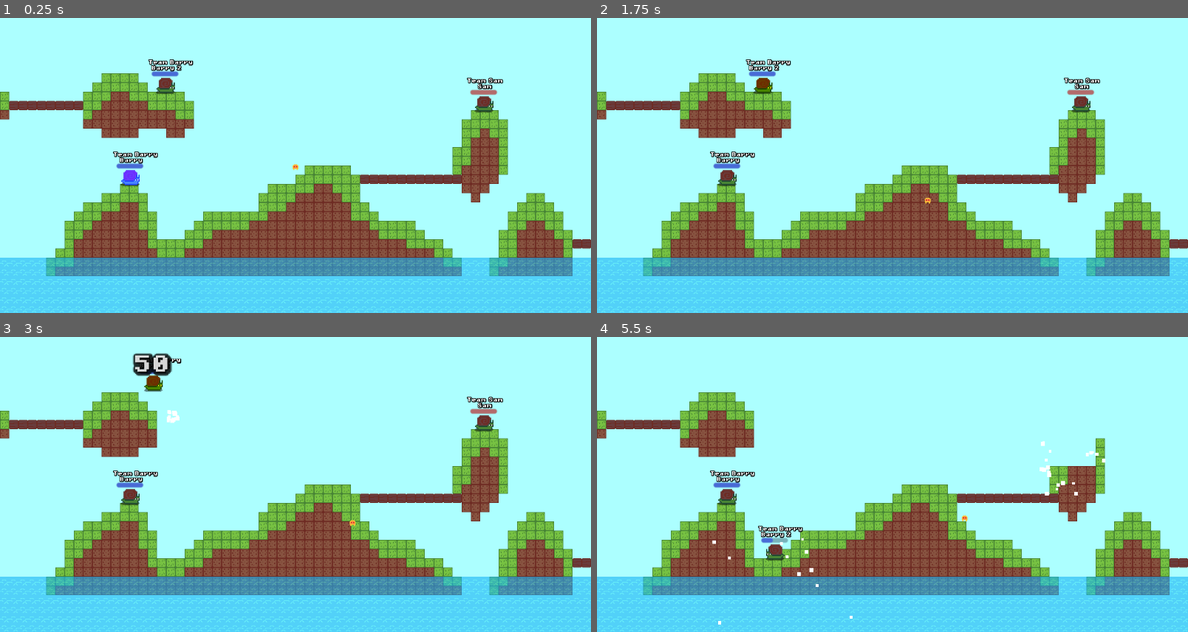
Above: before the commit, frames 1-4 (two rows, left to right).
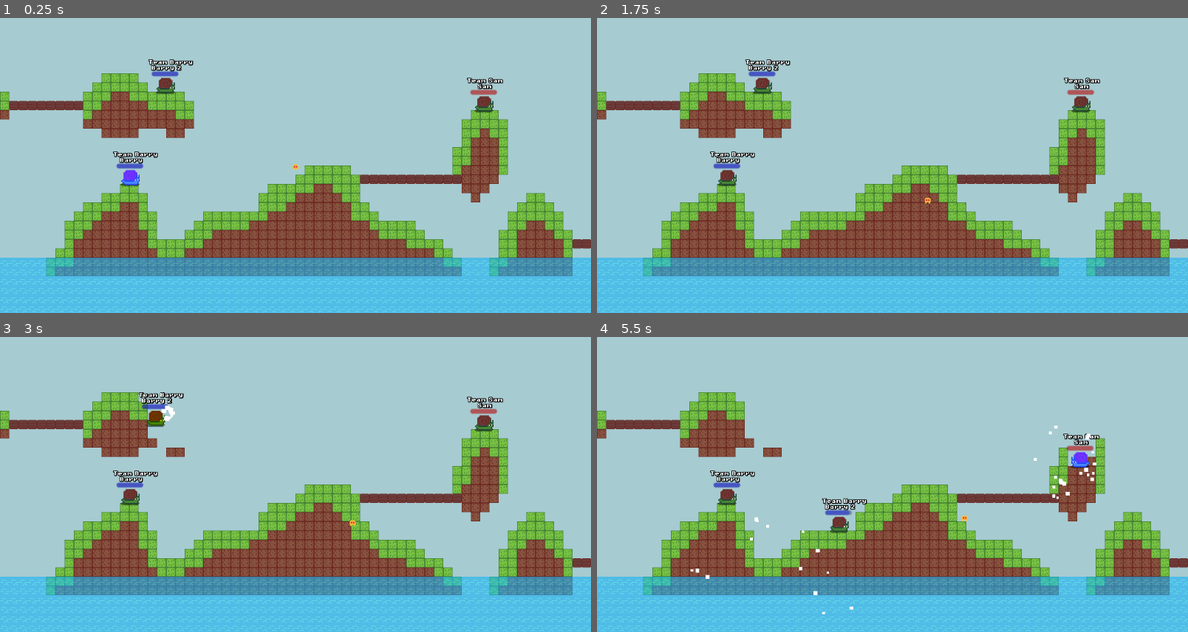
Above: after the commit, the same moments.

Repository: codingbanana21/Snail-Wars
Game: Godot game, scene res://scenes/game.tscn
The game is run twice, just before and just after one commit, with the same random seed, the same clock (stepped at 60 frames per second) and the same inputs.
Inputs (mouse positions are in pixels of both pictures, inside the frame that each line leads up to):
- Up to frame 1 (0.25 s): no input
- Up to frame 2 (1.75 s): tap Enter (skip) at 0.5 s; move the mouse to (922, 165) at 0.52 s; press the mouse at (922, 165) at 0.53 s; hold D (right) from 0.53 s (still down); tap W (jump) at 0.77, 1.52 s; tap Space at 1.25 s; move the mouse to (862, 165) at 1.27 s; release the mouse at (862, 165) at 1.28 s; click (862, 165) at 1.35 s
- Up to frame 3 (3 s): move the mouse to (307, 478) at 2.02 s; release D (right) at 2.03 s; press the mouse at (307, 478) at 2.03 s; hold A (left) 2.03-2.78 s; tap Mouse wheel down (last_weapon) at 2.1 s; move the mouse to (289, 490) at 2.77 s; release the mouse at (289, 490) at 2.78 s; hold D (right) from 2.78 s (still down); tap Mouse wheel up (next_weapon) at 2.85 s
- Up to frame 4 (5.5 s): tap W (jump) at 3.02, 3.77, 4.52 s; click (886, 490) at 3.05 s; move the mouse to (933, 487) at 3.52 s; press the mouse at (933, 487) at 3.53 s; move the mouse to (845, 481) at 4.27 s; release D (right) at 4.28 s; release the mouse at (845, 481) at 4.28 s; hold A (left) 4.28-5.03 s; click (845, 481) at 4.35 s; move the mouse to (898, 484) at 5.02 s; press the mouse at (898, 484) at 5.03 s; hold D (right) from 5.03 s (still down); tap Mouse wheel down (last_weapon) at 5.1 s

The runs differ from the first frame. In frame 1, 60% of the frame differs, in the area x 0-100%, y 0-82%; in frame 2, 61%; in frame 3, 62%; in frame 4, 63%, in the area x 0-100%, y 0-98%.

Commit message:
Added grenades

Diff:
--- a/projectiles/drill.tscn
+++ b/projectiles/drill.tscn
@@ -5,8 +5,8 @@
 [node name="Drill" unique_id=152536886 instance=ExtResource("1_d7knd")]
 speed = 50.0
 projectile_gravity = 400.0
-damage = 30
-knockback = 600
+damage = 25
+knockback = 500
 explosion_size = 3
 explosion_accuracy = 2.0
 projectile_hp = 4
--- /dev/null
+++ b/projectiles/grenade.tscn
@@ -0,0 +1,12 @@
+[gd_scene format=3 uid="uid://np7k70guap8o"]
+
+[ext_resource type="PackedScene" uid="uid://cubfm8w8o5obj" path="res://projectiles/projectile.tscn" id="1_yss3y"]
+
+[sub_resource type="CircleShape2D" id="CircleShape2D_qhqgy"]
+
+[node name="Grenade" unique_id=791496552 instance=ExtResource("1_yss3y")]
+damage = 40
+explosion_size = 5
+
+[node name="CollisionShape2D" parent="." index="0" unique_id=679883136]
+shape = SubResource("CircleShape2D_qhqgy")
--- a/projectiles/heal.tscn
+++ /dev/null
@@ -1,11 +0,0 @@
-[gd_scene format=3 uid="uid://bdbiufct42a7l"]
-
-[ext_resource type="PackedScene" uid="uid://cubfm8w8o5obj" path="res://projectiles/projectile.tscn" id="1_qhvaq"]
-
-[node name="Heal" unique_id=152536886 instance=ExtResource("1_qhvaq")]
-speed = 30.0
-projectile_gravity = 0.0
-damage = -20
-knockback = 1000
-explosion_size = 0
-explosion_accuracy = 0.0
--- a/projectiles/projectile.tscn
+++ b/projectiles/projectile.tscn
@@ -9,25 +9,30 @@
 [sub_resource type="CircleShape2D" id="CircleShape2D_y514s"]
 radius = 64.0
 
-[node name="Projectile" type="Area2D" unique_id=152536886]
+[node name="Projectile" type="CharacterBody2D" unique_id=791496552]
 collision_layer = 0
 collision_mask = 2
 script = ExtResource("1_q3m7n")
+
+[node name="CollisionShape2D" type="CollisionShape2D" parent="." unique_id=679883136]
 
 [node name="MiniFire" type="Sprite2D" parent="." unique_id=2045045234]
 position = Vector2(0, -3)
 texture = ExtResource("2_softn")
 
-[node name="CollisionShape2D" type="CollisionShape2D" parent="." unique_id=1905896826]
+[node name="DetectBox" type="Area2D" parent="." unique_id=289666369]
+
+[node name="CollisionShape2D" type="CollisionShape2D" parent="DetectBox" unique_id=1905896826]
 shape = SubResource("CircleShape2D_fo7mc")
 
-[node name="HitArea" type="Area2D" parent="." unique_id=410086607]
+[node name="HurtBox" type="Area2D" parent="." unique_id=410086607]
 
-[node name="CollisionShape2D" type="CollisionShape2D" parent="HitArea" unique_id=1738411112]
+[node name="CollisionShape2D" type="CollisionShape2D" parent="HurtBox" unique_id=1738411112]
 shape = SubResource("CircleShape2D_y514s")
 debug_color = Color(0.99692196, 0, 0.18626031, 0.41960785)
 
 [node name="ExplosionTimer" type="Timer" parent="." unique_id=1551289240]
 one_shot = true
 
+[connection signal="body_entered" from="DetectBox" to="." method="_on_detect_box_body_entered"]
 [connection signal="timeout" from="ExplosionTimer" to="." method="_on_explosion_timer_timeout"]
--- a/projectiles/super_rocket.tscn
+++ /dev/null
@@ -1,9 +0,0 @@
-[gd_scene format=3 uid="uid://gy7oct3uh3yg"]
-
-[ext_resource type="PackedScene" uid="uid://cubfm8w8o5obj" path="res://projectiles/projectile.tscn" id="1_iyp4x"]
-
-[node name="SuperRocket" unique_id=152536886 instance=ExtResource("1_iyp4x")]
-damage = 80
-knockback = 1200
-explosion_size = 6
-explosion_accuracy = 6.0
--- a/scenes/game.tscn
+++ b/scenes/game.tscn
@@ -42,7 +42,7 @@
 offset_top = -29.0
 offset_right = 1190.0
 offset_bottom = 686.0
-color = Color(0.6745098, 1, 1, 1)
+color = Color(0.6509804, 0.79607844, 0.81960785, 1)
 
 [node name="Player" parent="." unique_id=818354526 instance=ExtResource("3_lnu2h")]
 position = Vector2(-286, 15)
--- a/scripts/player.gd
+++ b/scripts/player.gd
@@ -71,11 +71,9 @@
 				var projectile: Projectile
 
 				if weapon == 2:
+					projectile = load("res://projectiles/grenade.tscn").instantiate()
+				elif weapon == 3:
 					projectile = load("res://projectiles/drill.tscn").instantiate()
-				elif weapon == 3:
-					projectile = load("res://projectiles/heal.tscn").instantiate()
-				elif weapon == 4:
-					projectile = load("res://projectiles/super_rocket.tscn").instantiate()
 				else:
 					projectile = load("res://projectiles/rocket.tscn").instantiate()
 
--- a/scripts/projectile.gd
+++ b/scripts/projectile.gd
@@ -1,7 +1,8 @@
 class_name Projectile
-extends Area2D
+extends CharacterBody2D
 
-@onready var hit_area: Area2D = $HitArea
+@onready var detect_box: Area2D = $DetectBox
+@onready var hurt_box: Area2D = $HurtBox
 @onready var explosion_timer: Timer = $ExplosionTimer
 
 @export var speed: float = 70.0
@@ -10,10 +11,8 @@
 @export var knockback: int = 800
 @export var explosion_time: float = 3.0
 @export var explosion_size: int = 4
-@export var explosion_accuracy: float = 4
+@export var explosion_accuracy: float = 3
 @export var projectile_hp: int = 1
-
-var velocity: Vector2 = Vector2.ZERO
 
 
 func _ready() -> void:
@@ -25,17 +24,7 @@
 func _physics_process(delta: float) -> void:
 	velocity.y += projectile_gravity * delta
 
-	global_position += velocity * delta
-
-	var hit: bool = false
-
-	for body: Node2D in self.get_overlapping_bodies():
-		hit = true
-		if body is Player:
-			queue_free()
-
-	if hit:
-		explode()
+	move_and_slide()
 
 
 func explode():
@@ -53,7 +42,7 @@
 	# hit players
 	global_position -= transform.x * 16
 
-	for body: Node2D in hit_area.get_overlapping_bodies():
+	for body: Node2D in hurt_box.get_overlapping_bodies():
 		if body is Player:
 			var hit_power: float = clampf(1.0 / global_position.distance_squared_to(body.global_position) * 1000.0, 0.01, 1.0)
 			body.damage(hit_power * damage)
@@ -67,3 +56,10 @@
 func _on_explosion_timer_timeout() -> void:
 	explode()
 	queue_free()
+
+
+func _on_detect_box_body_entered(body: Node2D) -> void:
+	explode()
+
+	if body is Player:
+		queue_free()
